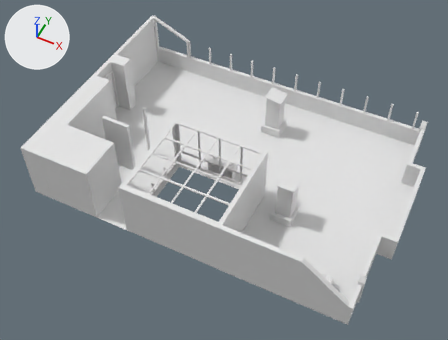
One commit to the glTF model public/models/baked.glb: the scene before it, then after it.
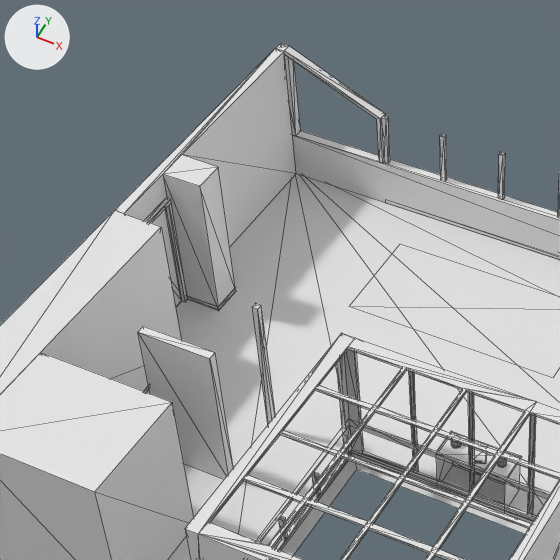
Each version appears first whole from a 50 mm lens placed at (26.6, -45.7, 52.8), pointed at (6.2, -5.0, 1.9), and next in a close-up on the part from 12% to 56% of the width and 0% to 58% of the height. Every picture has the same lights, and +X, +Y and +Z are marked at upper left. The close-ups show mesh edges as thin lines. Where no turn or scale is listed for an object, it has been applied to the vertices. Vertices at the same position are counted once.

The first close-up shows 'base.020'.
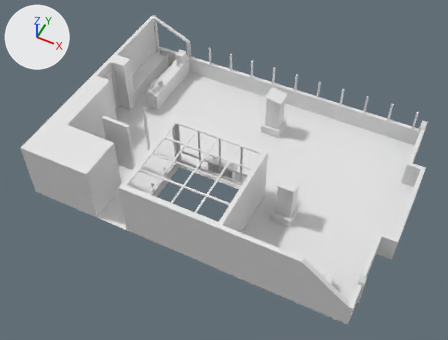
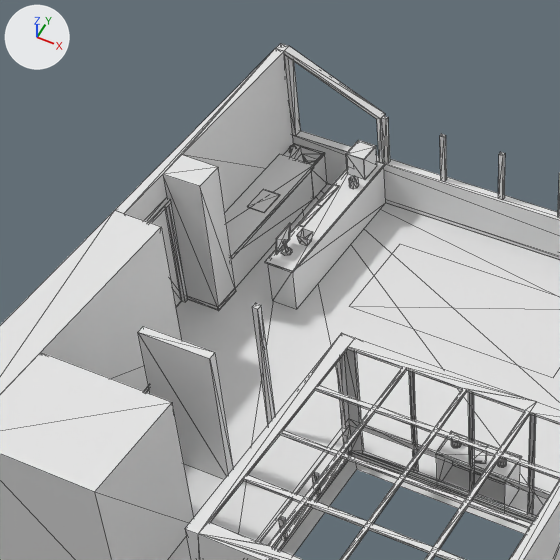
Where the newer file only moved an object's origin or applied its transform, the numbers keep the older frame.

Changed parts and their boxes [x1, y1, x2, y2] in the close-ups (560 x 560 px):
part 1 of me_cube_316, added
    after: [225, 154, 314, 258]
part 2 of me_cube_316, added
    after: [248, 189, 280, 213]
part 3 of me_cube_316, built on
    before: [379, 119, 384, 163]
    after: [182, 52, 386, 309]

What the commit changed:
me_cube_316 is used by ob_base_020; location (-8.73, 10.3, 3.3).
me_cube_316 had 1270 vertices, 1807 faces and spanned x -3.0..34.7, y -25.9..0.2, z -3.3..3.6.
me_cube_316 now has 1619 vertices, 2298 faces and spans x -3.0..34.7, y -25.9..0.2, z -3.3..3.6.
me_cube_316 part 1: the loose piece of 7 vertices spanning x -0.7..-0.2, y -21.0, z -3.3..-3.1 is copied, and the copy is scaled about its middle by (3.84, 238, 0.81), then moved by (-1.1, 16.0, 1.9); it spans x -2.5..-0.7, y -8.6..-1.5, z -1.4..-1.2.
me_cube_316 part 2: the loose piece of 8 vertices spanning x 2.3..2.5, y -0.1..0.1, z -1.0..1.5 is copied, and the copy is scaled about its middle by (3.9, -8.32, 0.021), then moved by (-3.7, -4.8, -1.4); it spans x -1.8..-0.9, y -5.5..-4.1, z -1.2.
me_cube_316 part 3: 1 vertex moved within x 2.3, y -0.2, z -1.0; 322 vertices added at x -2.5..2.4, y -8.6..-0.2, z -3.3..0.2.
